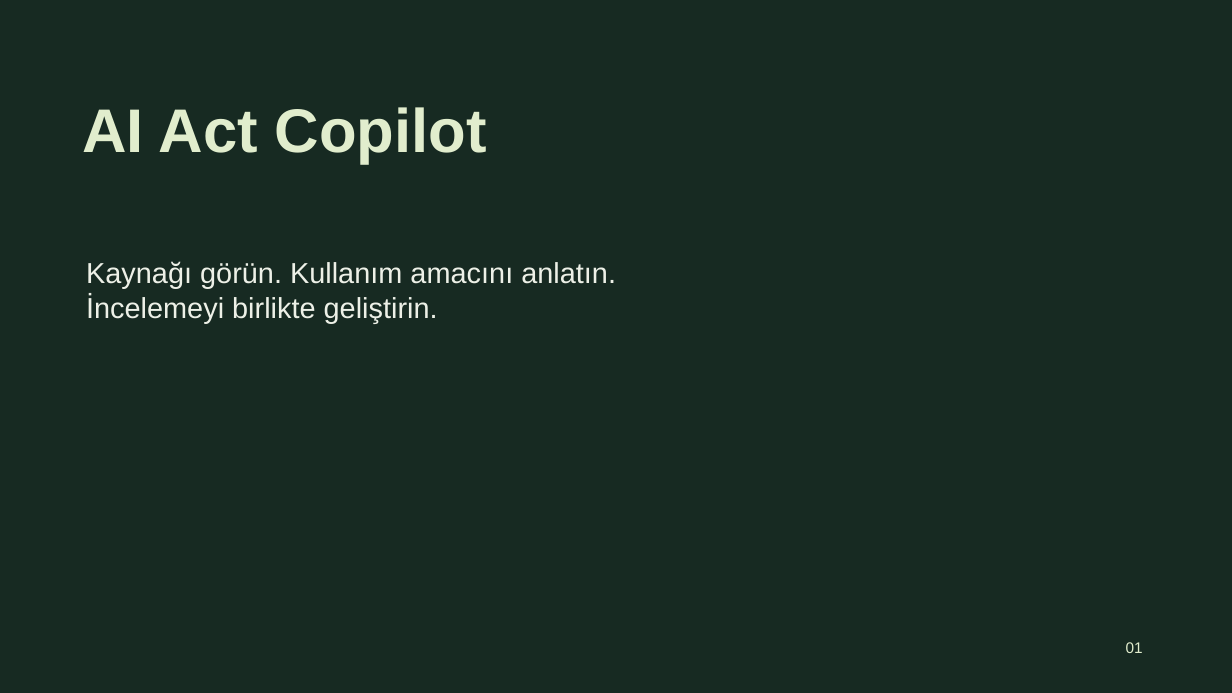
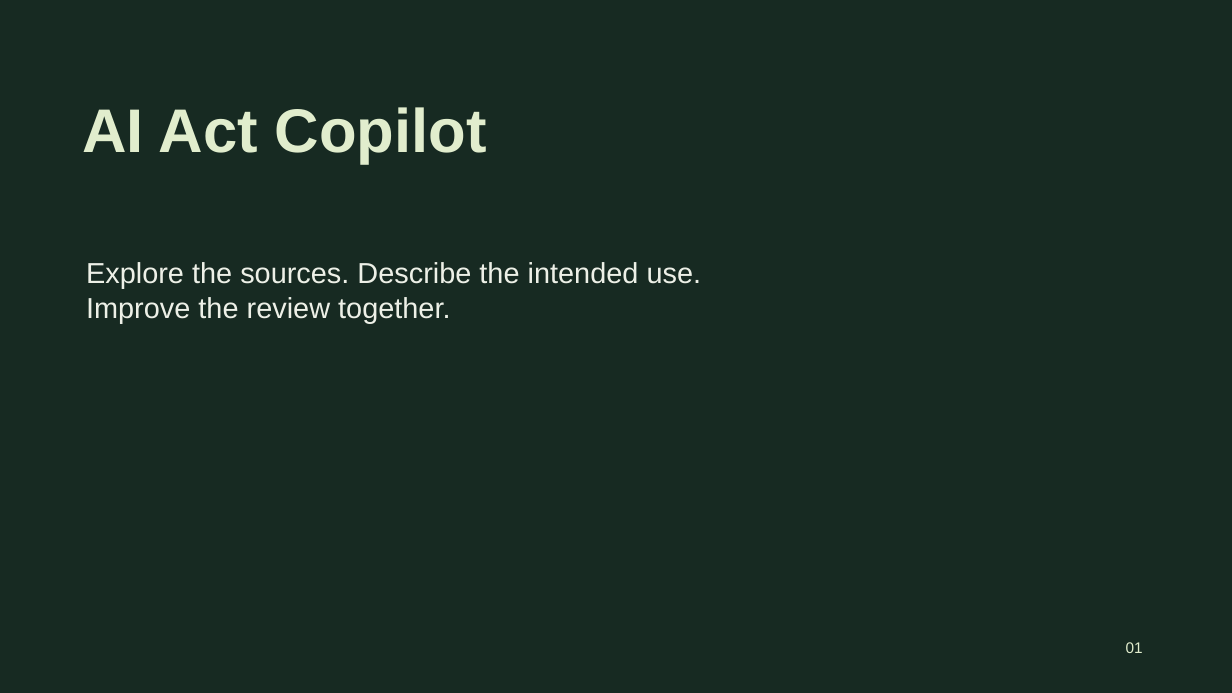
Before and after one commit to for-aiur/ai-act-copilot, a slide deck: slide 1 of docs/presentation/AI-Act-Copilot-M1.pptx. Drawn at 1232x693 pixels with LibreOffice and Linux fonts; fonts in the diff are those of the drawing. Boxes give left, top, right and bottom in pixels: in the first picture for what was removed or moved away, otherwise in the second. Text is boxed around its words. In the diff, an @@ line names an element or a change of style, - is before the commit and + after.

```diff
--- a/docs/presentation/AI-Act-Copilot-M1.pptx
+++ b/docs/presentation/AI-Act-Copilot-M1.pptx
@@ text at [86,262,702,323]: text changed @@
-Kaynağı görün. Kullanım amacını anlatın.
-İncelemeyi birlikte geliştirin.
+Explore the sources. Describe the intended use.
+Improve the review together.
```
Also in this commit, not shown: 3 other slides changed, 8 slides added, 8 slides removed, 4 other files.
